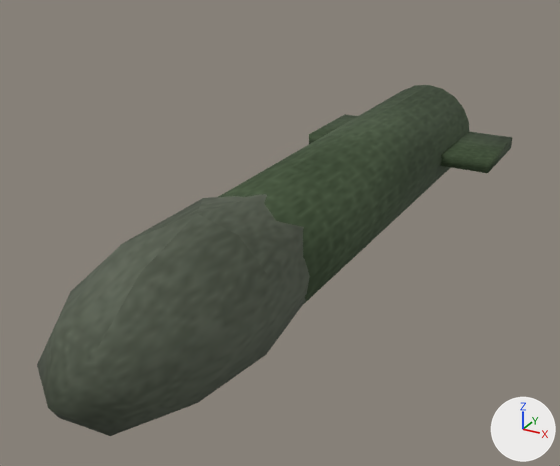
The glTF model public/models/projectile_rocket.glb: old version first, new version second.
Camera for both pictures: a 50 mm lens placed at (0.341, -0.779, 0.314), pointed at (-0.025, -0.115, -0.018). Every picture has the same lights, and +X, +Y and +Z are marked at lower right. The older version comes first. Where no turn or scale is listed for an object, it has been applied to the vertices. Vertices at exactly the same position are counted once.

In view in the first picture: 'Projectile shaft', 'Stabilizer', 'Stabilizer.001', 'Warhead'.
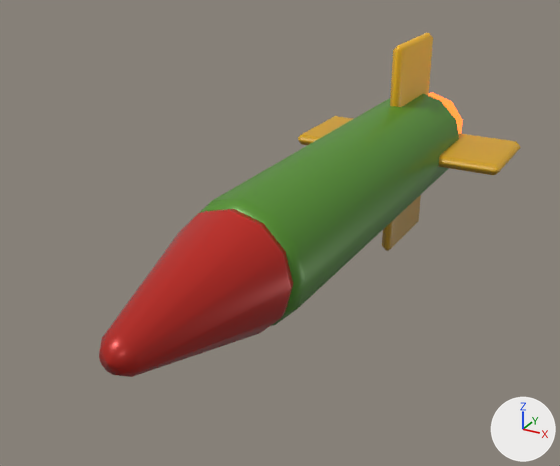
What changed in the scene script:
```text
Add mat_hazard_yellow:
    mat_hazard_yellow = bpy.data.materials.new('Hazard yellow')
    # colours: yellow #ffbf1f
    # uses the picture img_painted_light_0_70_1
Add mat_vehicle_paint:
    mat_vehicle_paint = bpy.data.materials.new('Vehicle paint')
    # colours: green #5c9e2e
    # uses the picture img_painted_light_0_70_1
Add mat_signal_rust:
    mat_signal_rust = bpy.data.materials.new('Signal rust')
    # colours: red #d8281c
    # uses the picture img_painted_light_0_70_1
Change me_cylinder_084:
    remove me_cylinder_084.from_pydata(...)  # 40 vertices, 76 faces; spans x -0.065..0.065, y -0.275..0.275, z -0.065..0.065
    remove me_cylinder_084.materials.append(mat_olive_canvas)  # picture img_olive_canvas_surface
    add me_cylinder_084.from_pydata(...)  # 72 vertices, 140 faces; spans x -0.065..0.065, y -0.25..0.25, z -0.065..0.065
    me_cylinder_084 part 1: 40 vertices removed from x -0.065..0.065, y -0.275..0.275, z -0.065..0.065; 72 vertices added at x -0.065..0.065, y -0.25..0.25, z -0.065..0.065
    add me_cylinder_084.materials.append(mat_vehicle_paint)
Change me_cube_503:
    remove me_cube_503.from_pydata(...)  # 8 vertices, 12 faces; spans x -0.06..0.06, y -0.06..0.06, z -0.0075..0.0075
    remove me_cube_503.materials.append(mat_olive_canvas)  # picture img_olive_canvas_surface
    add me_cube_503.from_pydata(...)  # 24 vertices, 44 faces; spans x -0.05..0.05, y -0.06..0.06, z -0.0075..0.0075
    me_cube_503 part 2: the whole mesh is rebuilt
    add me_cube_503.materials.append(mat_hazard_yellow)
Change me_cube_504:
    remove me_cube_504.from_pydata(...)  # 8 vertices, 12 faces; spans x -0.06..0.06, y -0.06..0.06, z -0.0075..0.0075
    remove me_cube_504.materials.append(mat_olive_canvas)  # picture img_olive_canvas_surface
    add me_cube_504.from_pydata(...)  # 24 vertices, 44 faces; spans x -0.0075..0.0075, y -0.06..0.06, z -0.05..0.05
    me_cube_504 part 3: the whole mesh is rebuilt
    add me_cube_504.materials.append(mat_hazard_yellow)
Remove ob_warhead:
    ob_warhead = bpy.data.objects.new('Warhead', me_icosphere_092)
Change ob_stabilizer:
    ob_stabilizer.location: (-0.065, 0.21, 0.0) -> (0.09, 0.2, 0.0)
Change ob_stabilizer_001:
    ob_stabilizer_001.location: (0.065, 0.21, 0.0) -> (0.0, 0.2, 0.09)
Add ob_stabilizer_003:
    ob_stabilizer_003 = bpy.data.objects.new('Stabilizer.003', me_cube_424)  # 24 vertices, 44 faces; spans x -0.0075..0.0075, y -0.06..0.06, z -0.05..0.05
    ob_stabilizer_003.location = (0.0, 0.2, -0.09)
Add ob_stabilizer_002:
    ob_stabilizer_002 = bpy.data.objects.new('Stabilizer.002', me_cube_423)  # 24 vertices, 44 faces; spans x -0.05..0.05, y -0.06..0.06, z -0.0075..0.0075
    ob_stabilizer_002.location = (-0.09, 0.2, 0.0)
Add ob_exhaust_glow:
    ob_exhaust_glow = bpy.data.objects.new('Exhaust glow', me_cylinder_252)  # a 10-sided cylinder along y spanning x -0.0476..0.0476, y -0.025..0.025, z -0.05..0.05; in mat_hot_warning_orange (orange #ff6a1a, glowing orange #ff6a1a)
    ob_exhaust_glow.location = (0.0, 0.27, 0.0)
Add ob_warhead_001:
    ob_warhead_001 = bpy.data.objects.new('Warhead.001', me_cone_041)  # 72 vertices, 140 faces; spans x -0.061..0.061, y -0.09..0.09, z -0.061..0.061
    ob_warhead_001.location = (0.0, -0.33, 0.0)
```

Location of each change, [x1, y1, x2, y2] in pixels of the pictures (560 x 466 px):
'Warhead', deleted: before [37, 194, 310, 436]
'Projectile shaft', reshaped, recoloured: before [219, 85, 469, 303]; after [199, 94, 459, 326]
'Warhead.001', added (red): after [99, 209, 293, 377]
'Stabilizer.001', reshaped, moved, recoloured: before [440, 131, 512, 173]; after [390, 33, 433, 107]
'Stabilizer', reshaped, moved, recoloured: before [309, 114, 357, 144]; after [439, 133, 520, 175]
'Stabilizer.003', added (brown): after [382, 195, 421, 251]
'Stabilizer.002', added (orange): after [298, 116, 353, 145]
'Exhaust glow', added: after [428, 92, 463, 134]
